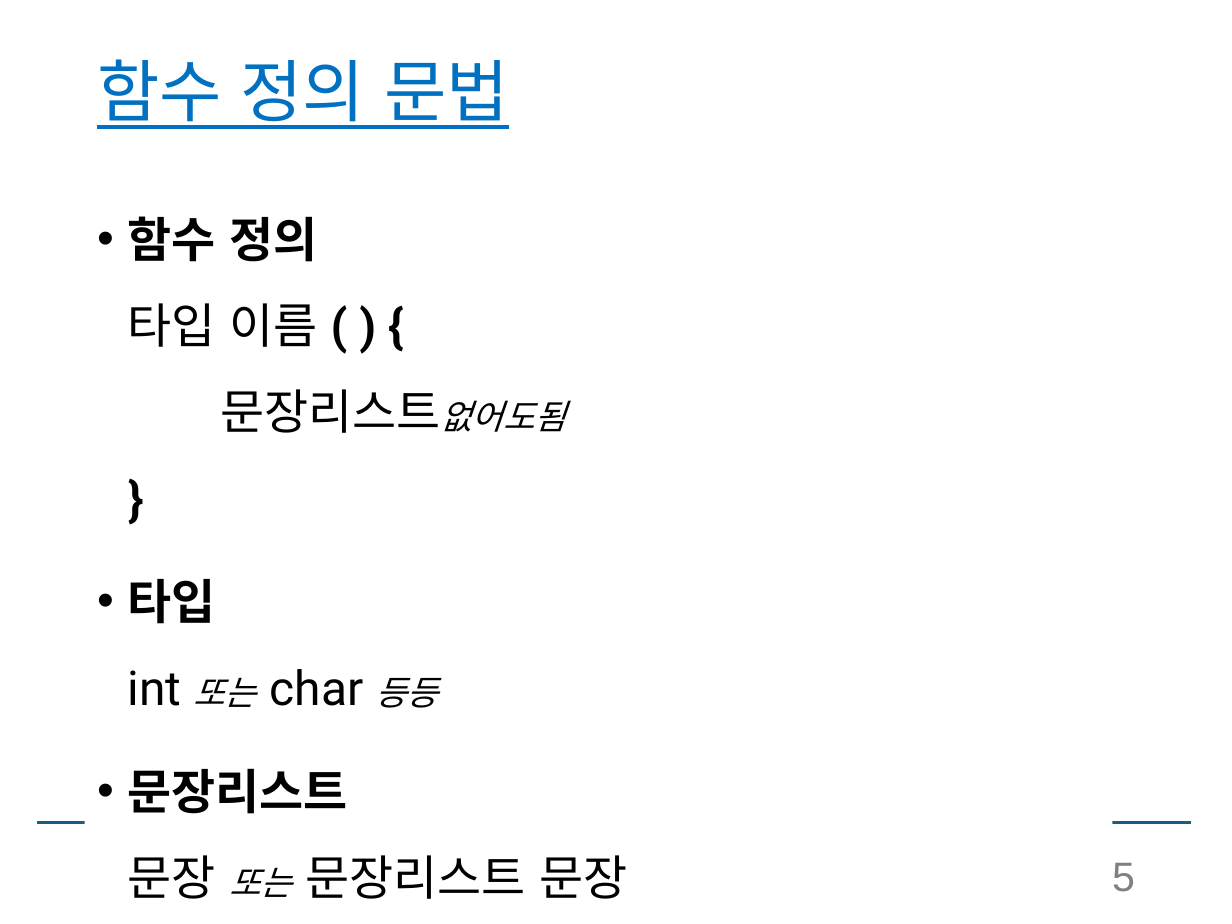
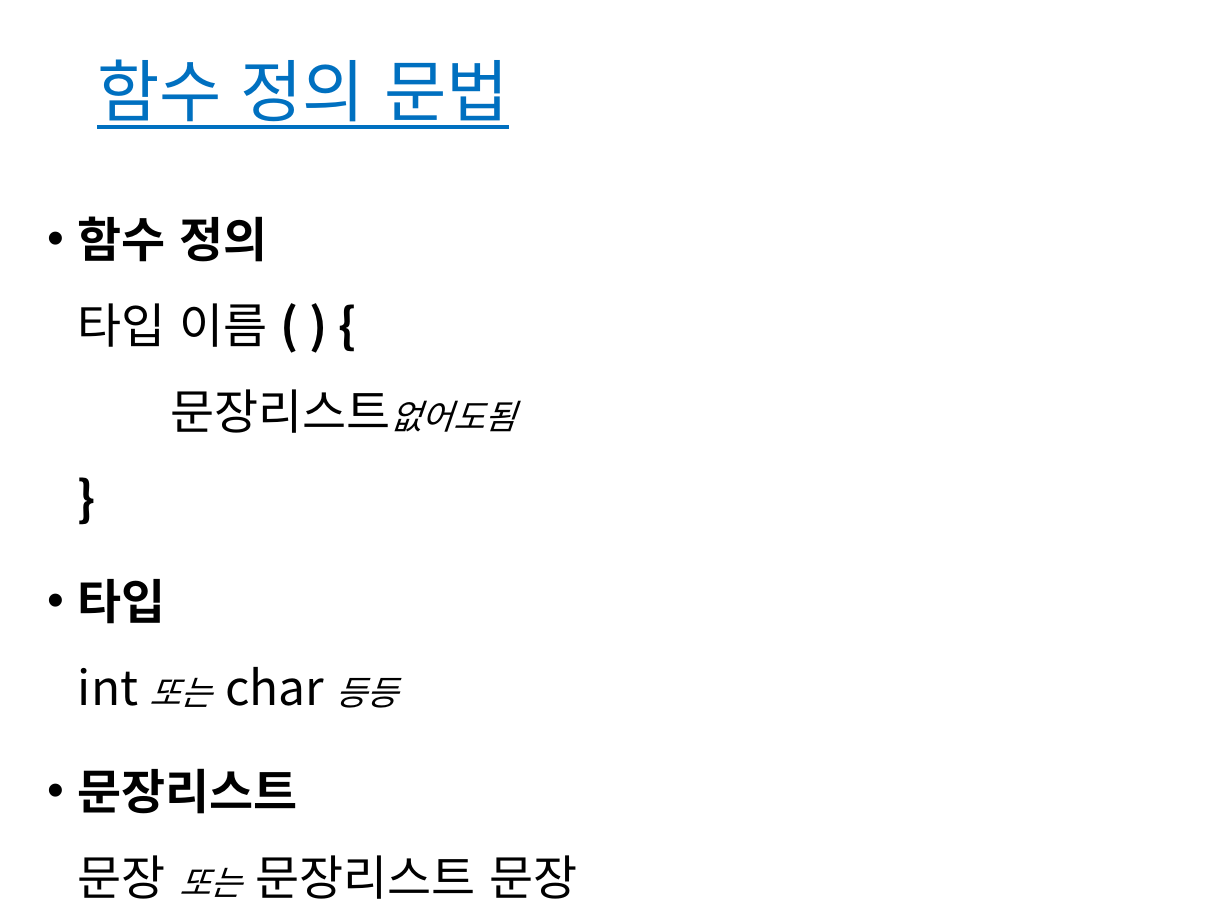
Before and after one commit to chaebkimm/C_ppt, a slide deck: slide 5 of C소개_실습제외.pptx. Drawn at 1232x924 pixels with LibreOffice and Linux fonts; fonts in the diff are those of the drawing. Boxes give left, top, right and bottom in pixels: in the first picture for what was removed or moved away, otherwise in the second. Text is boxed around its words. In the diff, an @@ line names an element or a change of style, - is before the commit and + after.

```diff
--- a/C소개_실습제외.pptx
+++ b/C소개_실습제외.pptx
@@ text "함수 정의 타입 이름 ( ...": place and size @@
-text "함수 정의 타입 이름 ( ..." at bbox=[128, 216, 627, 899]
+text "함수 정의 타입 이름 ( ..." at bbox=[78, 216, 577, 899]
@@ text "함수 정의 타입 이름 ( ..." at bbox=[78, 216, 577, 899]: font Roboto to Noto Sans CJK KR @@
@@ page number removed at bbox=[1112, 863, 1135, 892] @@
-5
```
Also in this commit, not shown: 104 other slides changed, 1 slide removed.
